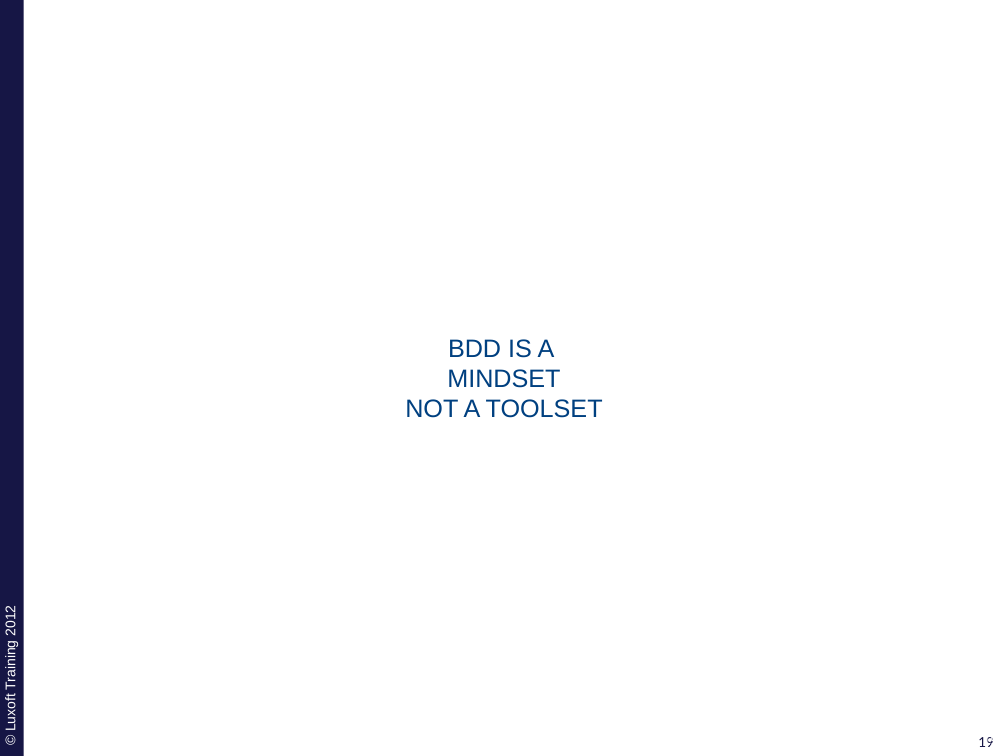
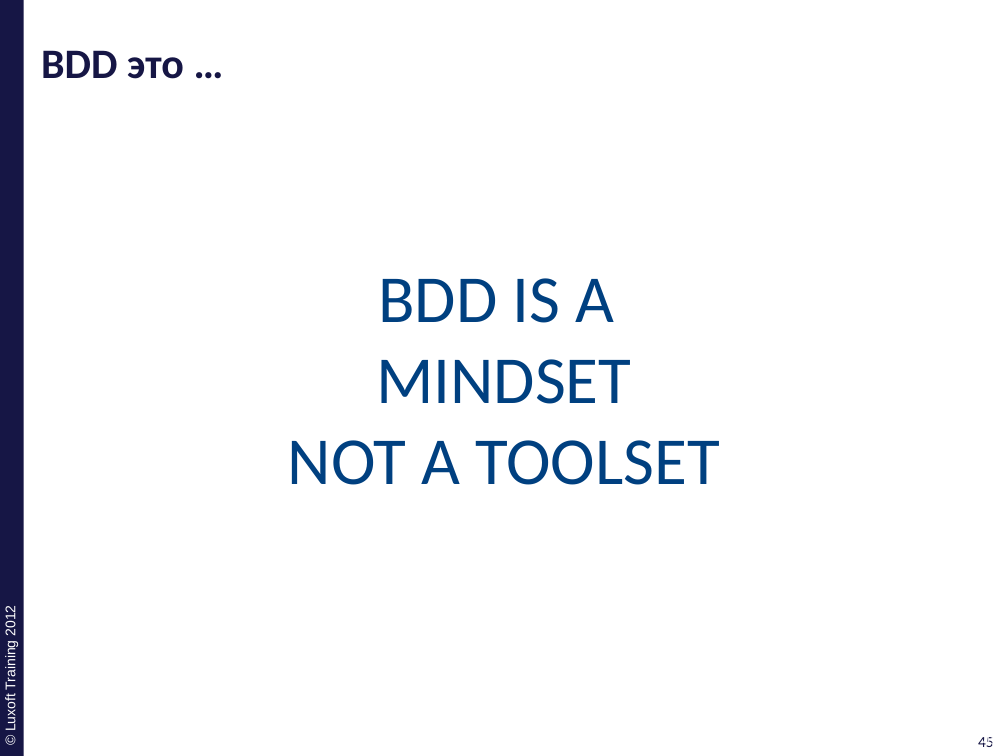
Before and after one commit to ivan-dyachenko/Trainings, a slide deck: slide 45 of Test Driven Development/materials/pptx/7. TDD-BDD.pptx (slide 19 before the commit). Drawn at 1008x756 pixels with LibreOffice and Linux fonts; fonts in the diff are those of the drawing; background and template pictures are left out. Boxes give left, top, right and bottom in pixels: in the first picture for what was removed or moved away, otherwise in the second. Text is boxed around its words. In the diff, an @@ line names an element or a change of style, - is before the commit and + after.

```diff
--- a/Test Driven Development/materials/pptx/7. TDD-BDD.pptx
+++ b/Test Driven Development/materials/pptx/7. TDD-BDD.pptx
@@ title added at (41,50,184,79), 30 pt, text #161645, bold @@
+BDD это …
@@ text "BDD IS A": place and size @@
-text "BDD IS A" at (405,339,603,418)
+text "BDD IS A" at (288,278,720,485)
@@ text "BDD IS A" at (288,278,720,485): size 18 to 48 pt, font Arial to Calibri @@
@@ page number at (978,737,994,747): text changed @@
-19
+45
@@ page number at (983,737,999,747): text changed @@
-19
+45
```
Also in this commit, not shown: 6 other slides changed, 29 slides added, 3 slides removed, 4 other files.
